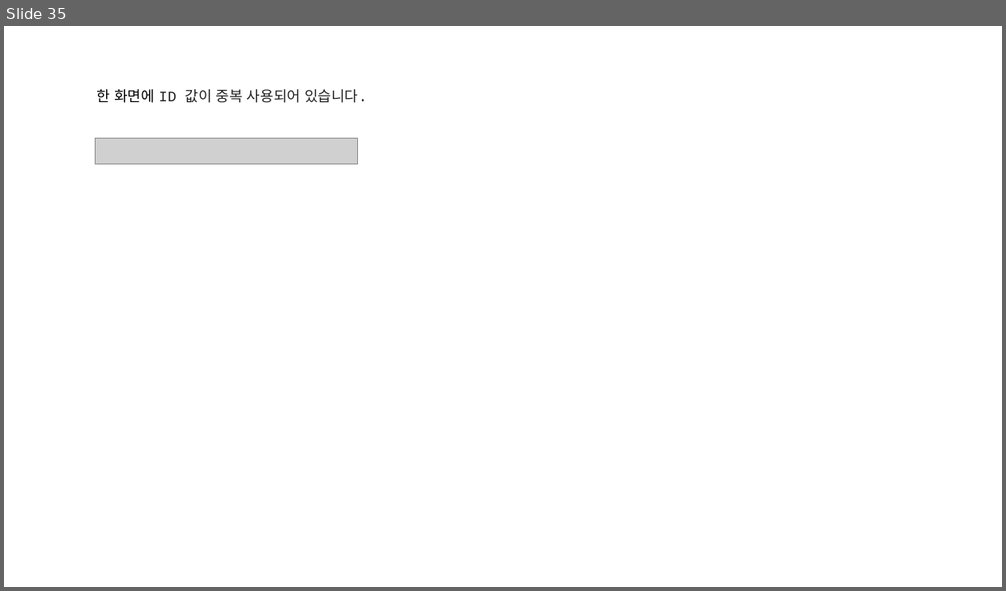
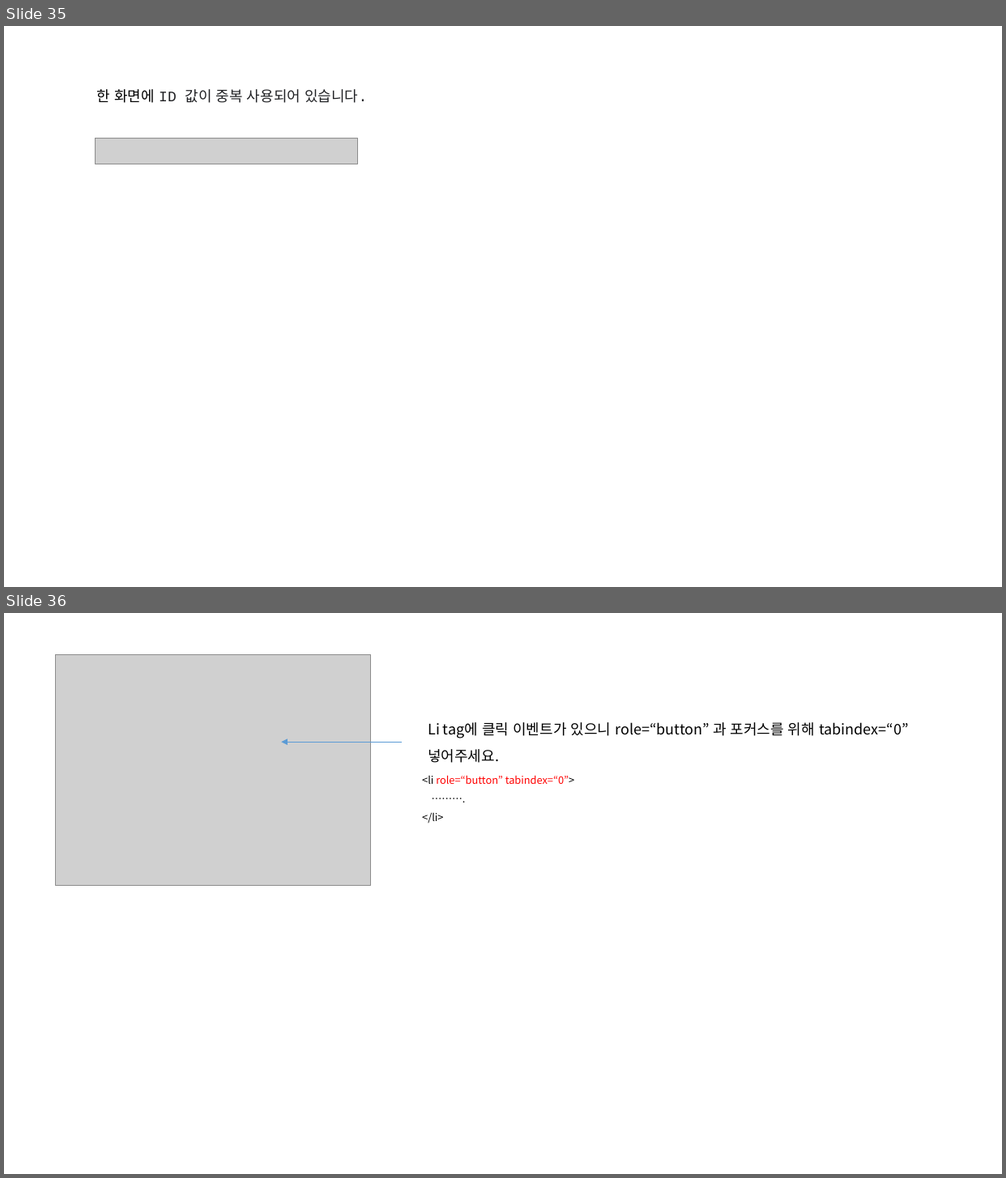
Before and after one commit to jeoungGyy/sejong, a slide deck: ppt/웹접근성 오류 체크(운영).pptx. Shown one above the other, each under a label of ours: slide 35 before the commit, slides 35 and 36 after it. The pictures are 1006x591 and 1006x1178 pixels, drawn with LibreOffice and Linux fonts; fonts in the diff are those of the drawing; grey boxes stand for pictures. Boxes give left, top, right and bottom in pixels: in the first picture for what was removed or moved away, otherwise in the second. Text is boxed around its words. In the diff, an @@ line names an element or a change of style, - is before the commit and + after.

```diff
--- a/ppt/웹접근성 오류 체크(운영).pptx
+++ b/ppt/웹접근성 오류 체크(운영).pptx
@@ slide 36 added at box(4, 613, 1002, 1174), background #FFFFFF @@
@@ picture added at box(56, 655, 371, 885) @@
@@ text added at box(428, 722, 908, 763), 14 pt, text #000000 @@
+Li tag에 클릭 이벤트가 있으니 role=“button” 과 포커스를 위해 tabindex=“0”
+넣어주세요.
@@ arrow added from (402, 742) to (282, 742), #5B9BD5 0.5 pt @@
@@ text added at box(422, 775, 575, 824), 10 pt, text #FF0000 @@
+<li role=“button” tabindex=“0”>
+……….
+</li>
```
Also in this commit, not shown: 1 slide removed.
